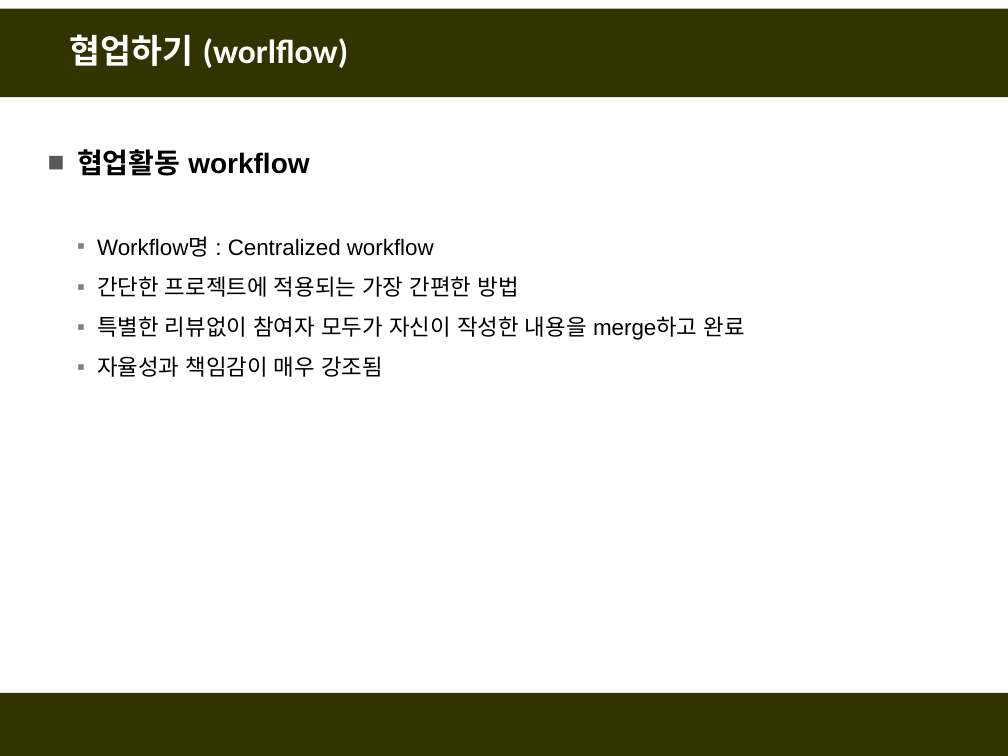
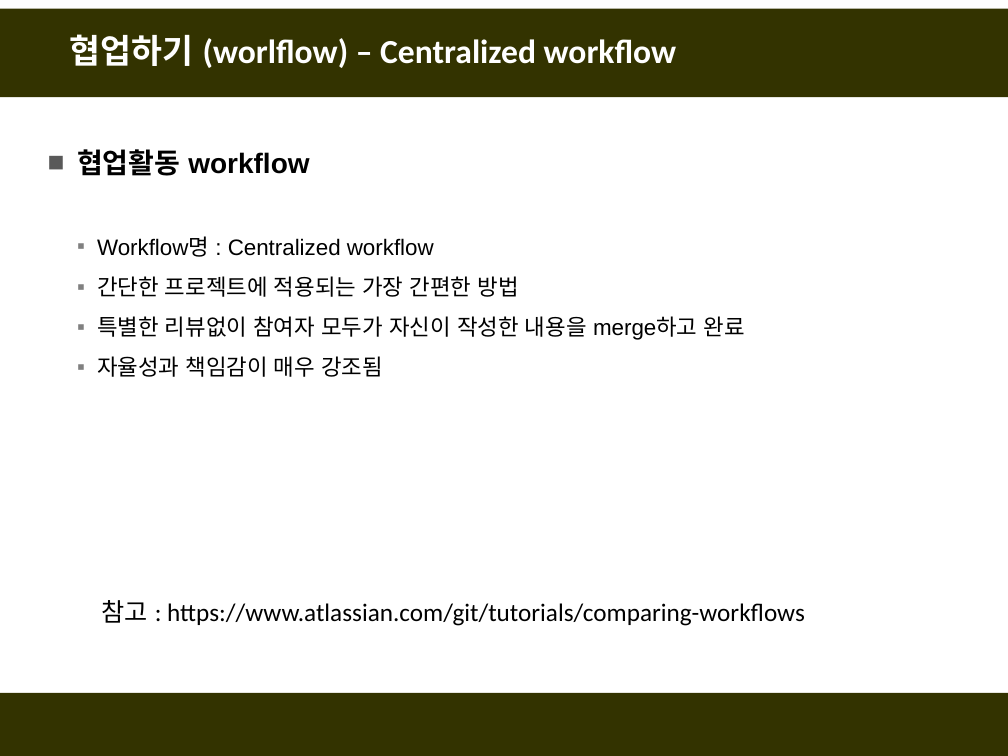
Before and after one commit to fasthill/github-lecture, a slide deck: slide 16 of git및github첫걸음4-협업하기.pptx. Drawn at 1008x756 pixels with LibreOffice and Linux fonts; fonts in the diff are those of the drawing. Boxes give left, top, right and bottom in pixels: in the first picture for what was removed or moved away, otherwise in the second. Text is boxed around its words. In the diff, an @@ line names an element or a change of style, - is before the commit and + after.

```diff
--- a/git및github첫걸음4-협업하기.pptx
+++ b/git및github첫걸음4-협업하기.pptx
@@ title at box(70, 34, 677, 68): text changed @@
-협업하기 (worlflow)
+협업하기 (worlflow) – Centralized workflow
@@ text added at box(101, 600, 805, 626), 18 pt, text #000000 @@
+참고 : https://www.atlassian.com/git/tutorials/comparing-workflows
```
Also in this commit, not shown: 6 other slides changed, 2 slides added.
